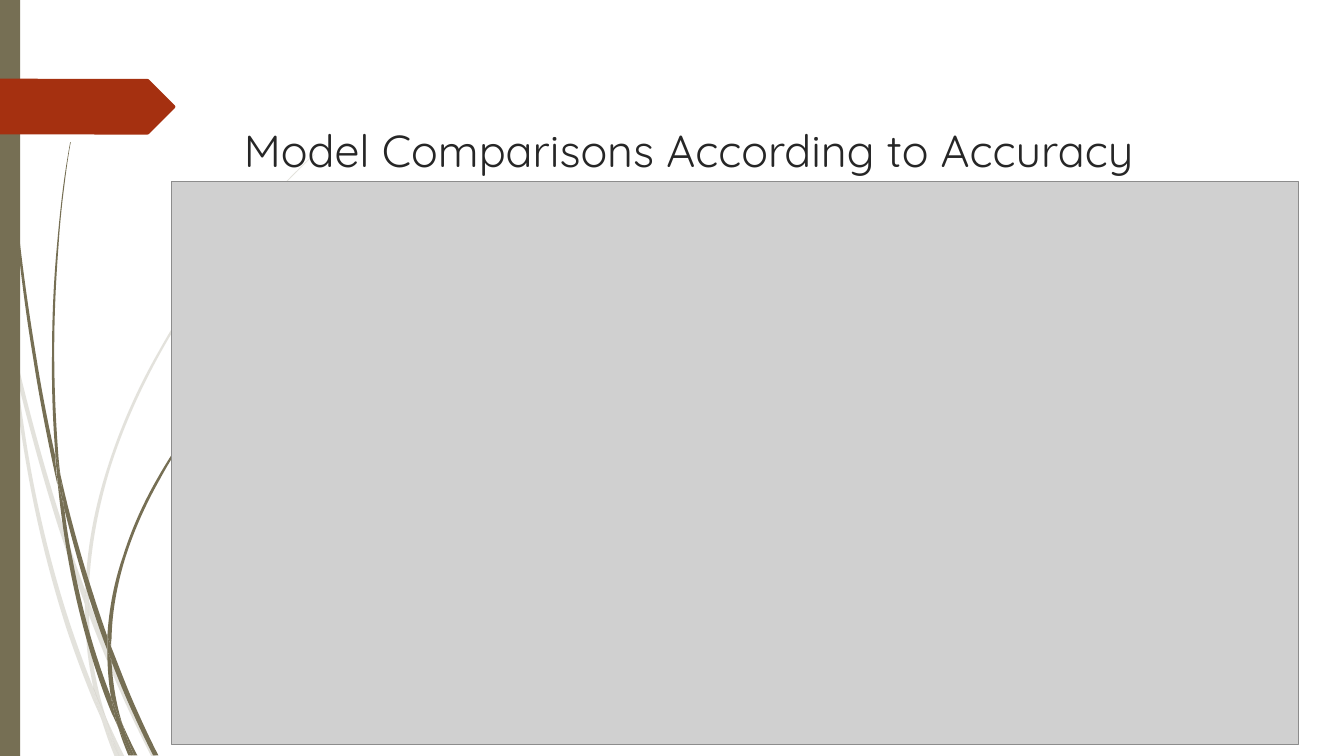
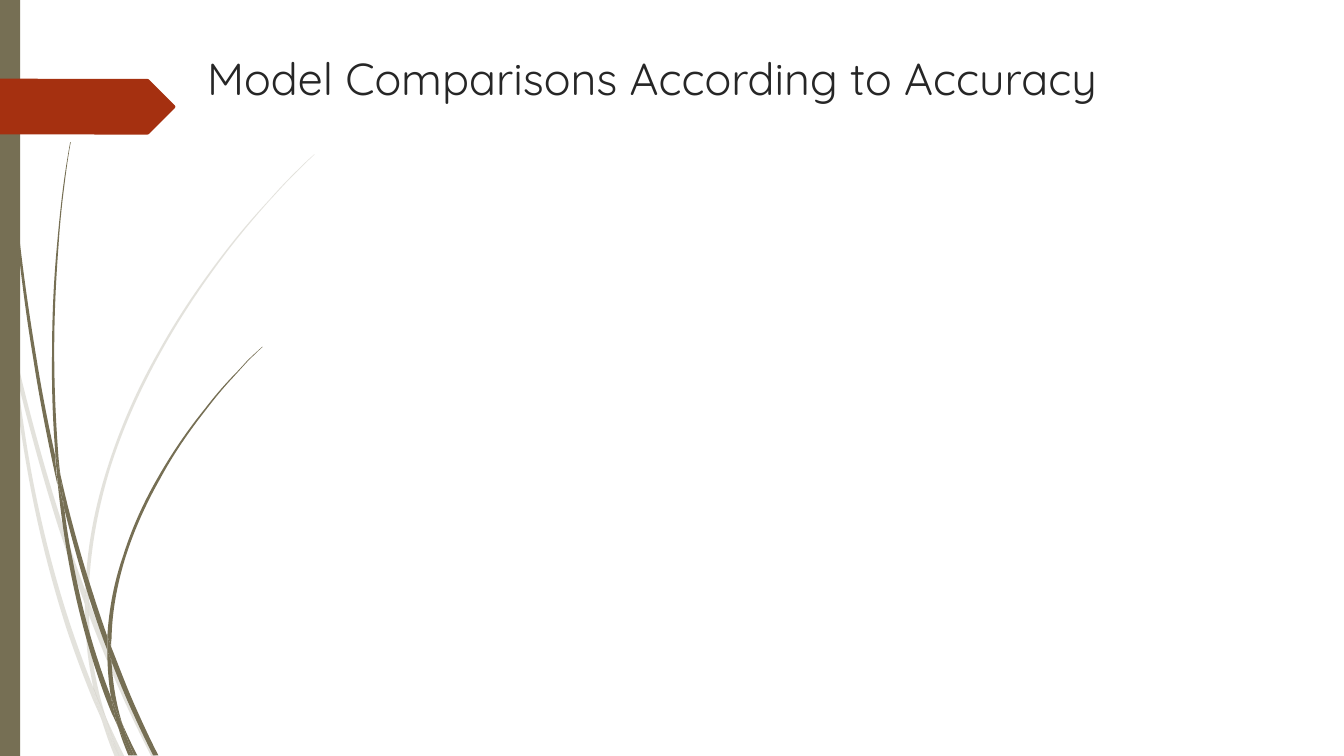
Before and after one commit to mnguyen494/Capstone-SpringBoard-2, a slide deck: slide 14 of Report/How to spot helpful reviews.pptx (slide 10 before the commit). Drawn at 1344x756 pixels with LibreOffice and Linux fonts; fonts in the diff are those of the drawing; grey boxes stand for pictures; background and template pictures are left out. Boxes give left, top, right and bottom in pixels: in the first picture for what was removed or moved away, otherwise in the second. Text is boxed around its words. In the diff, an @@ line names an element or a change of style, - is before the commit and + after.

```diff
--- a/Report/How to spot helpful reviews.pptx
+++ b/Report/How to spot helpful reviews.pptx
@@ title "Model Comparisons According to Accuracy": place and size @@
-title "Model Comparisons According to Accuracy" at (244, 134, 1134, 176)
+title "Model Comparisons According to Accuracy" at (207, 62, 1097, 104)
@@ picture removed at (171, 181, 1298, 745) @@
```
Also in this commit, not shown: 7 other slides changed, 4 slides added.
